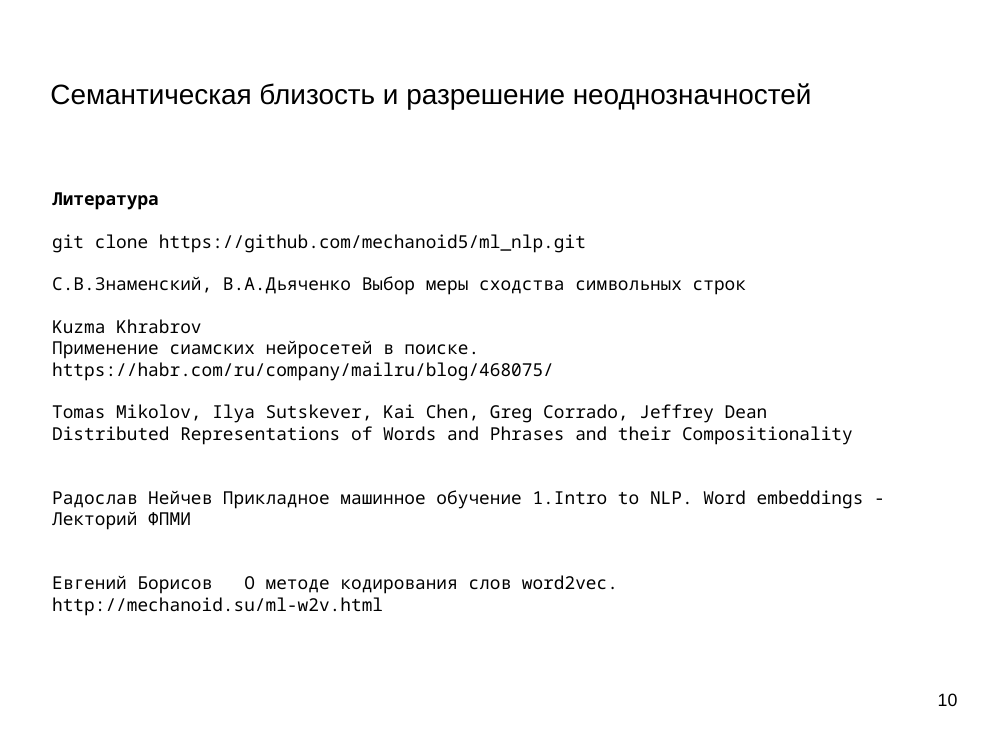
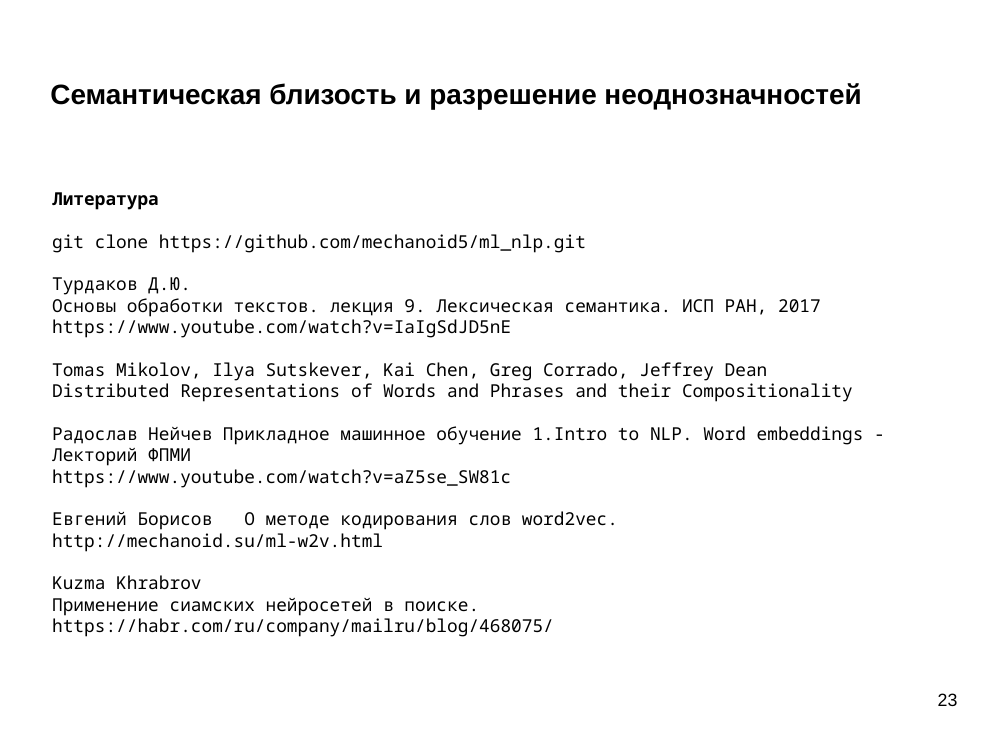
Before and after one commit to mechanoid5/ml_nlp_2022, a slide deck: slide 23 of 11-semantic.odp (slide 10 before the commit). Drawn at 1008x756 pixels with LibreOffice and Linux fonts; fonts in the diff are those of the drawing; background and template pictures are left out. Boxes give left, top, right and bottom in pixels: in the first picture for what was removed or moved away, otherwise in the second. Text is boxed around its words. In the diff, an @@ line names an element or a change of style, - is before the commit and + after.

```diff
--- a/11-semantic.odp
+++ b/11-semantic.odp
@@ title "Семантическая близость и разрешение неоднозначностей" at [50,83,861,109]: bold on @@
@@ text at [52,277,864,552]: text changed @@
-С.В.Знаменский, В.А.Дьяченко Выбор меры сходства символьных строк
+Турдаков Д.Ю.
+Основы обработки текстов. лекция 9. Лексическая семантика. ИСП РАН, 2017
+https://www.youtube.com/watch?v=IaIgSdJD5nE
+Tomas Mikolov, Ilya Sutskever, Kai Chen, Greg Corrado, Jeffrey Dean
+Distributed Representations of Words and Phrases and their Compositionality
+Радослав Нейчев Прикладное машинное обучение 1.Intro to NLP. Word embeddings - Лекторий ФПМИ
+https://www.youtube.com/watch?v=aZ5se_SW81c
+Евгений Борисов О методе кодирования слов word2vec.
+http://mechanoid.su/ml-w2v.html
@@ text at [52,404,864,616]: paragraphs removed @@
-Tomas Mikolov, Ilya Sutskever, Kai Chen, Greg Corrado, Jeffrey Dean
-Distributed Representations of Words and Phrases and their Compositionality
-Радослав Нейчев Прикладное машинное обучение 1.Intro to NLP. Word embeddings - Лекторий ФПМИ
-Евгений Борисов О методе кодирования слов word2vec.
-http://mechanoid.su/ml-w2v.html
@@ page number at [938,693,958,706]: text changed @@
-10
+23
```
Also in this commit, not shown: 8 other slides changed, 13 slides added, 2 other files.
